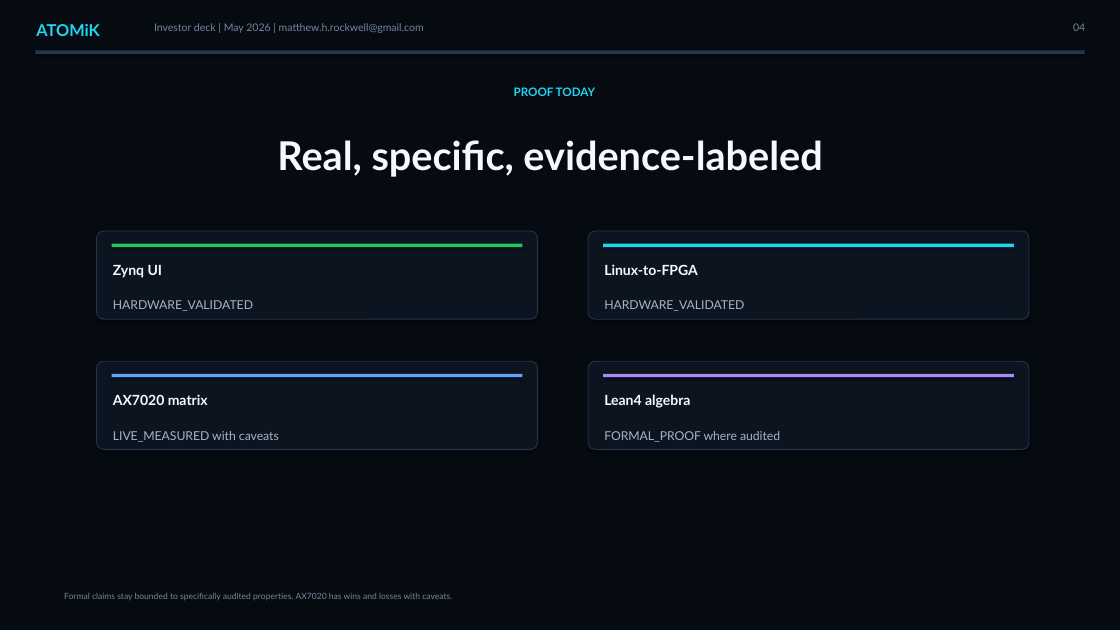
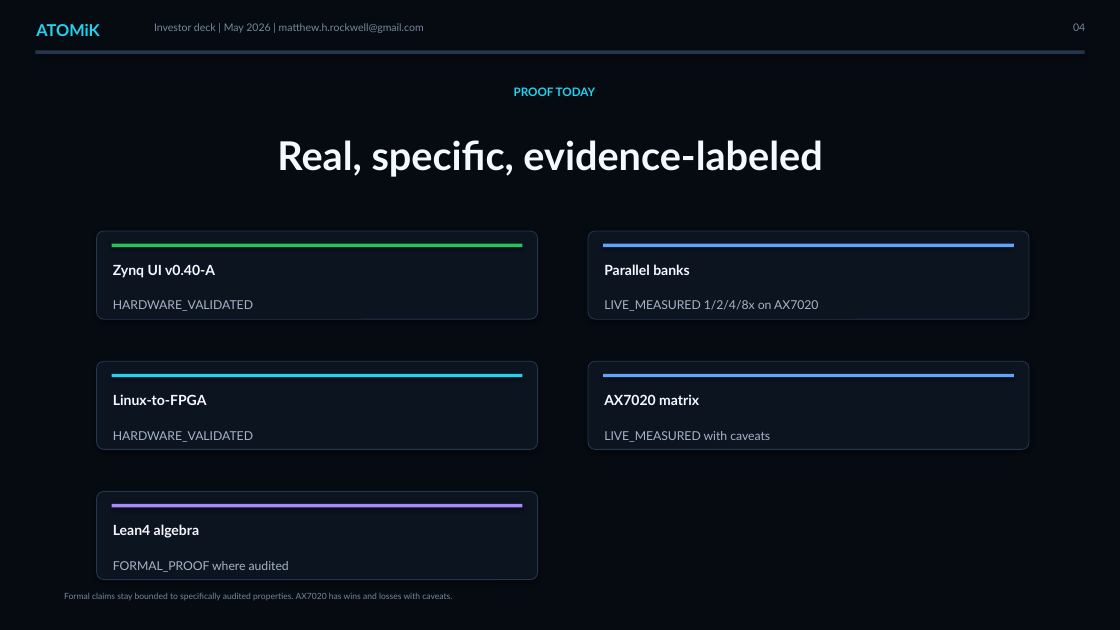
Before and after one commit to MatthewHRockwell/ATOMiK, a slide deck: slide 4 of business/friday_meeting_packet/01_front_of_room/ATOMiK_5_Minute_Deck.pptx. Drawn at 1120x630 pixels with LibreOffice and Linux fonts; fonts in the diff are those of the drawing. Boxes give left, top, right and bottom in pixels: in the first picture for what was removed or moved away, otherwise in the second. Text is boxed around its words. In the diff, an @@ line names an element or a change of style, - is before the commit and + after.

```diff
--- a/business/friday_meeting_packet/01_front_of_room/ATOMiK_5_Minute_Deck.pptx
+++ b/business/friday_meeting_packet/01_front_of_room/ATOMiK_5_Minute_Deck.pptx
@@ text at [113, 264, 215, 278]: text changed @@
-Zynq UI
+Zynq UI v0.40-A
@@ rectangle at [603, 244, 1014, 247]: fill #22D3EE to #60A5FA @@
@@ text at [604, 264, 690, 275]: text changed @@
-Linux-to-FPGA
+Parallel banks
@@ text at [604, 300, 818, 311]: text changed @@
-HARDWARE_VALIDATED
+LIVE_MEASURED 1/2/4/8x on AX7020
@@ rectangle at [112, 374, 523, 377]: fill #60A5FA to #22D3EE @@
@@ rectangle at [603, 374, 1014, 377]: fill #A78BFA to #60A5FA @@
@@ text at [113, 394, 207, 405]: text changed @@
-AX7020 matrix
+Linux-to-FPGA
@@ text at [604, 394, 699, 405]: text changed @@
-Lean4 algebra
+AX7020 matrix
@@ text at [113, 431, 253, 442]: text changed @@
-LIVE_MEASURED with caveats
+HARDWARE_VALIDATED
@@ text at [604, 431, 770, 442]: text changed @@
-FORMAL_PROOF where audited
+LIVE_MEASURED with caveats
@@ rounded rectangle added at [97, 492, 538, 580], fill #0C1420, outline #24364D 0.75 pt @@
@@ rectangle added at [112, 504, 523, 507], fill #A78BFA @@
@@ text added at [113, 524, 199, 538], 12 pt, text #F5F8FF, bold @@
+Lean4 algebra
@@ text added at [113, 561, 289, 572], 10.5 pt, text #A5B4C5 @@
+FORMAL_PROOF where audited
```
Also in this commit, not shown: 56 other files.
